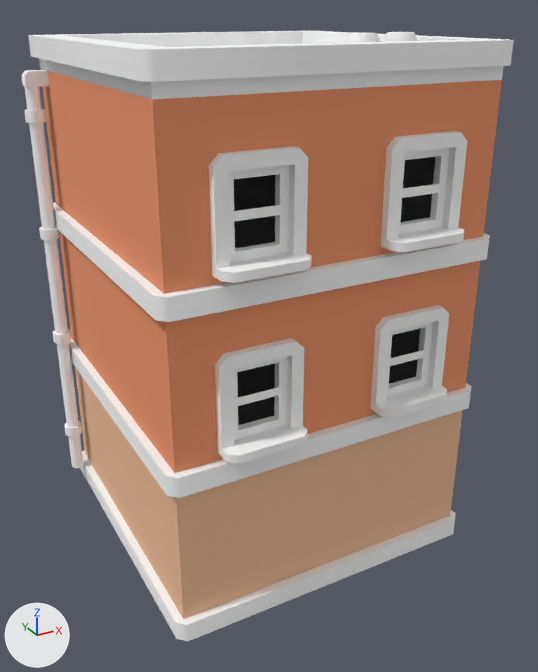
Two versions of the glTF model assets/kenney/citycommercial/building-h.glb, one commit apart.
One viewpoint serves both versions: a camera (50 mm lens) standing at (-0.84, -1.693, 1.341) and looking at (0.046, -0.081, 0.535). The lights are fixed; the arrows at lower left show +X, +Y and +Z. The first picture is the older version.

Names of what the first picture shows: 'building-h'.
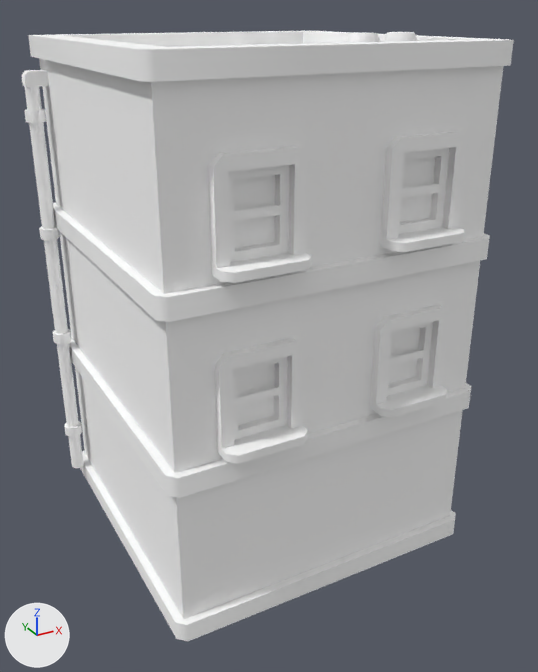
What differs and where, as boxes (x1, y1, x2, y2) in the pictures (538 x 672 px):
'building-h', recoloured (lighter): (23, 66, 502, 624) in both

The change in detail:
Material 'colormap.118' (mat_colormap_118) is new.
Its base color is (1.0, 1.0, 1.0) (white #ffffff).
Its roughness is 1.0.
me_building_h has 891 vertices, 1504 faces and spans x -0.442..0.442, y -0.504..0.504, z 0.0..1.293.
me_building_h no longer uses material mat_colormap.
me_building_h gains material mat_colormap_118 (white #ffffff).
